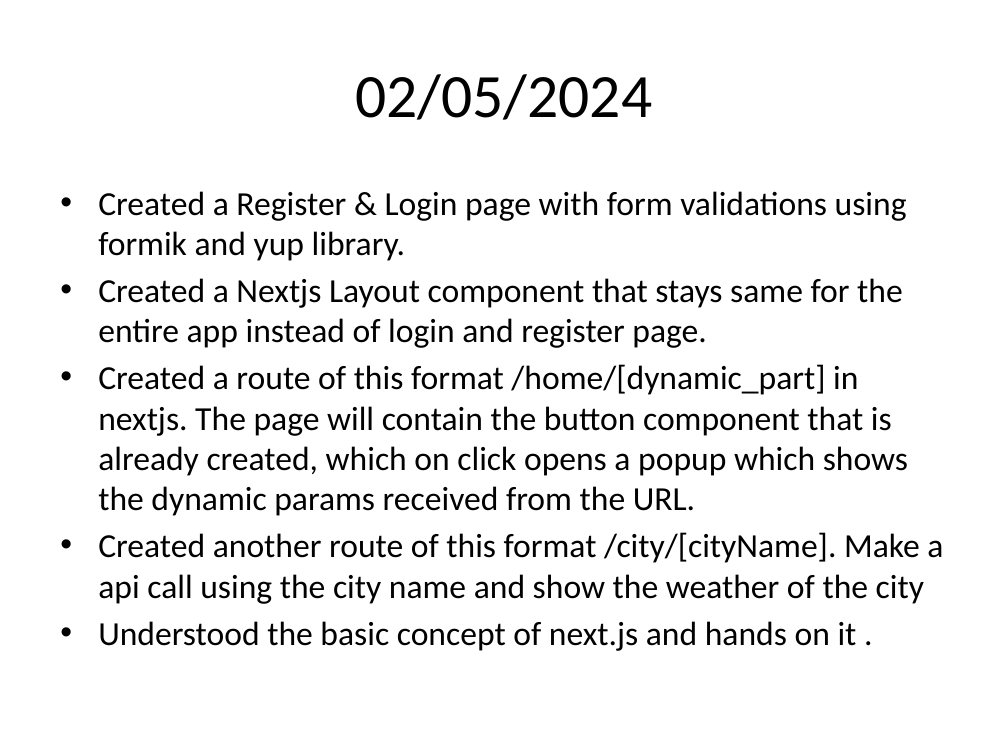
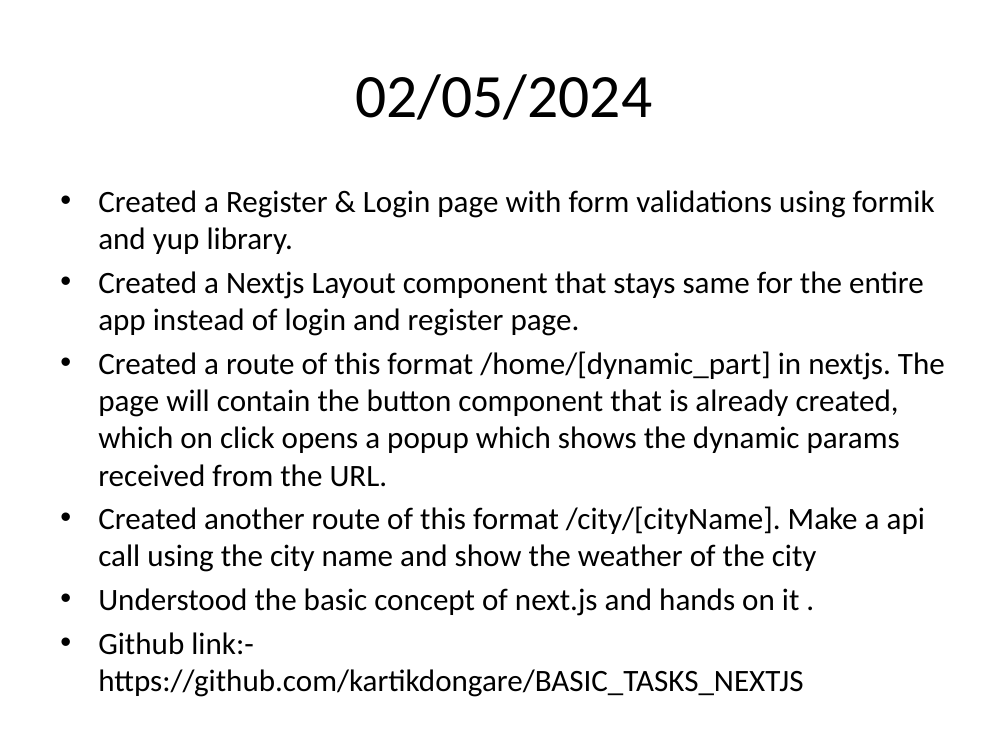
Before and after one commit to kartikdongare/AST_ALL_PPT, a slide deck: slide 18 of ALL TASK PPT.pptx. Drawn at 1008x756 pixels with LibreOffice and Linux fonts; fonts in the diff are those of the drawing. Boxes give left, top, right and bottom in pixels: in the first picture for what was removed or moved away, otherwise in the second. Text is boxed around its words. In the diff, an @@ line names an element or a change of style, - is before the commit and + after.

```diff
--- a/ALL TASK PPT.pptx
+++ b/ALL TASK PPT.pptx
@@ text at (98,190,945,616): size 24 to 22.2 pt in "Created a Register & Login page with ...", "Created a Nextjs Layout component that stays ...", "Created a route of this format /home/[dynamic_part] ...", "Created another route of this format /city/[cityName]. ..." and 1 more places @@
@@ text at (98,632,253,655): paragraph added @@
+• Github link:- https://github.com/kartikdongare/BASIC_TASKS_NEXTJS
```
Also in this commit, not shown: 6 other slides changed, 1 slide added.
